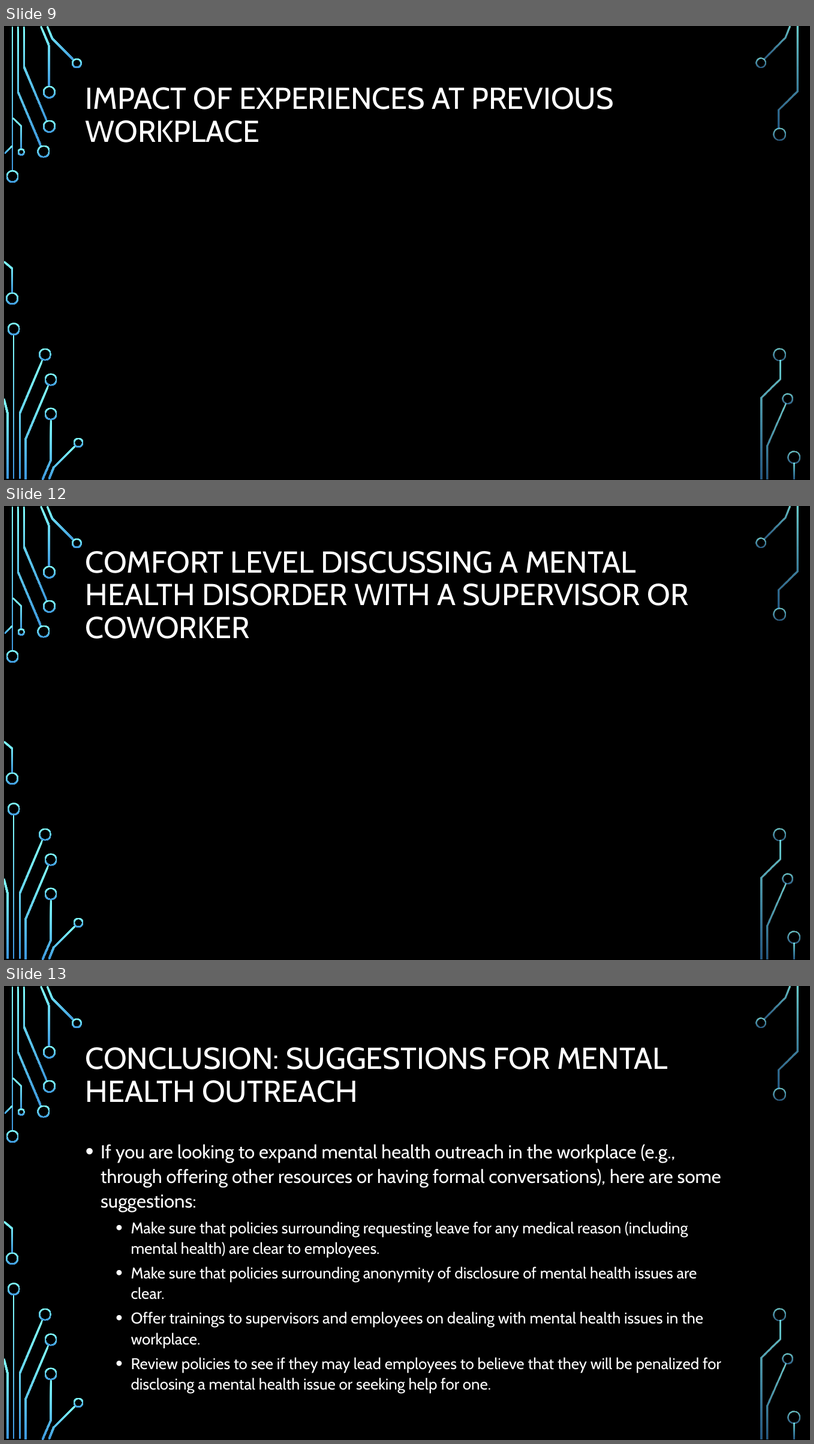
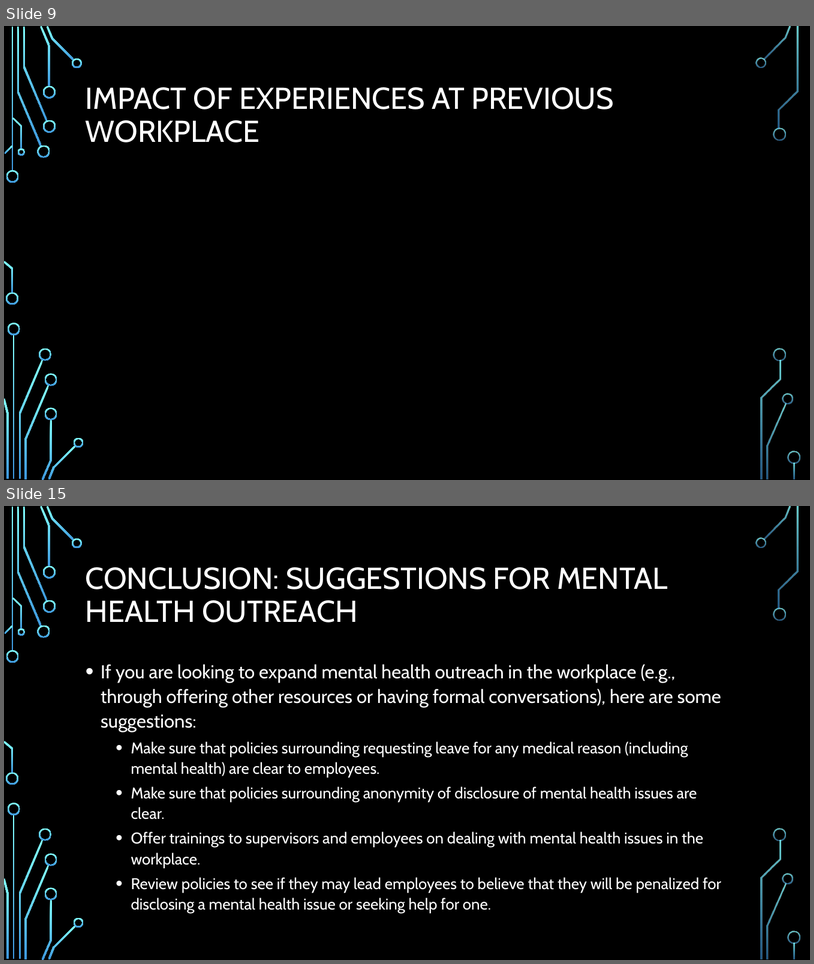
Before and after one commit to shrutih17/INFM600project, a slide deck: Presentation.pptx. Shown one above the other, each under a label of ours: slides 9, 12 and 13 before the commit, slides 9 and 15 after it; the slides between them are not shown. The pictures are 814x1444 and 814x964 pixels, drawn with LibreOffice and Linux fonts; fonts in the diff are those of the drawing; background and template pictures are left out. Boxes give left, top, right and bottom in pixels: in the first picture for what was removed or moved away, otherwise in the second. Text is boxed around its words. In the diff, an @@ line names an element or a change of style, - is before the commit and + after.

```diff
--- a/Presentation.pptx
+++ b/Presentation.pptx
@@ slide 12 removed at box(4, 506, 810, 960), background picture (left out); not listed: 36 template elements that a slide beside it also shows @@
@@ title removed at box(86, 551, 689, 639) @@
-COMFORT LEVEL DISCUSSING A MENTAL HEALTH DISORDER WITH A SUPERVISOR OR COWORKER
@@ what was slide 13 is now slide 15 @@
```
Also in this commit, not shown: 2 slides changed, 4 slides added, 1 other slide removed, 2 other files.
